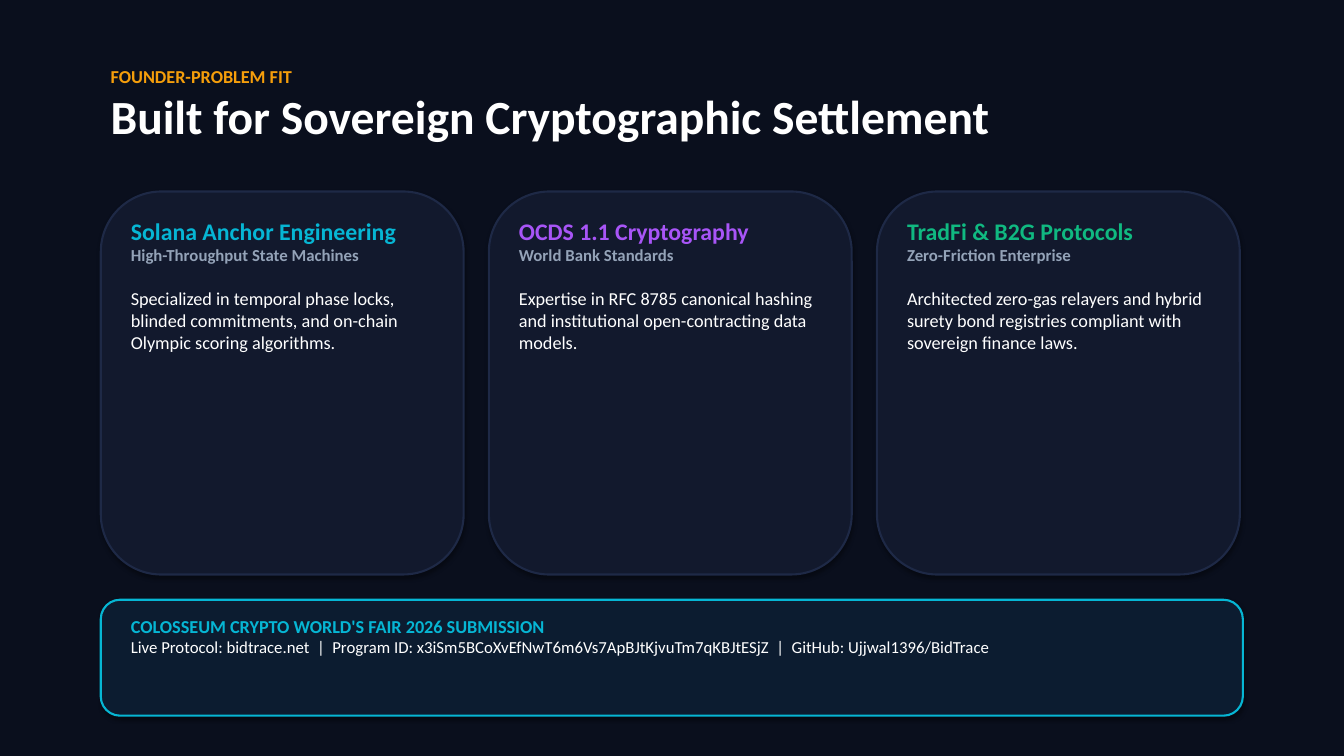
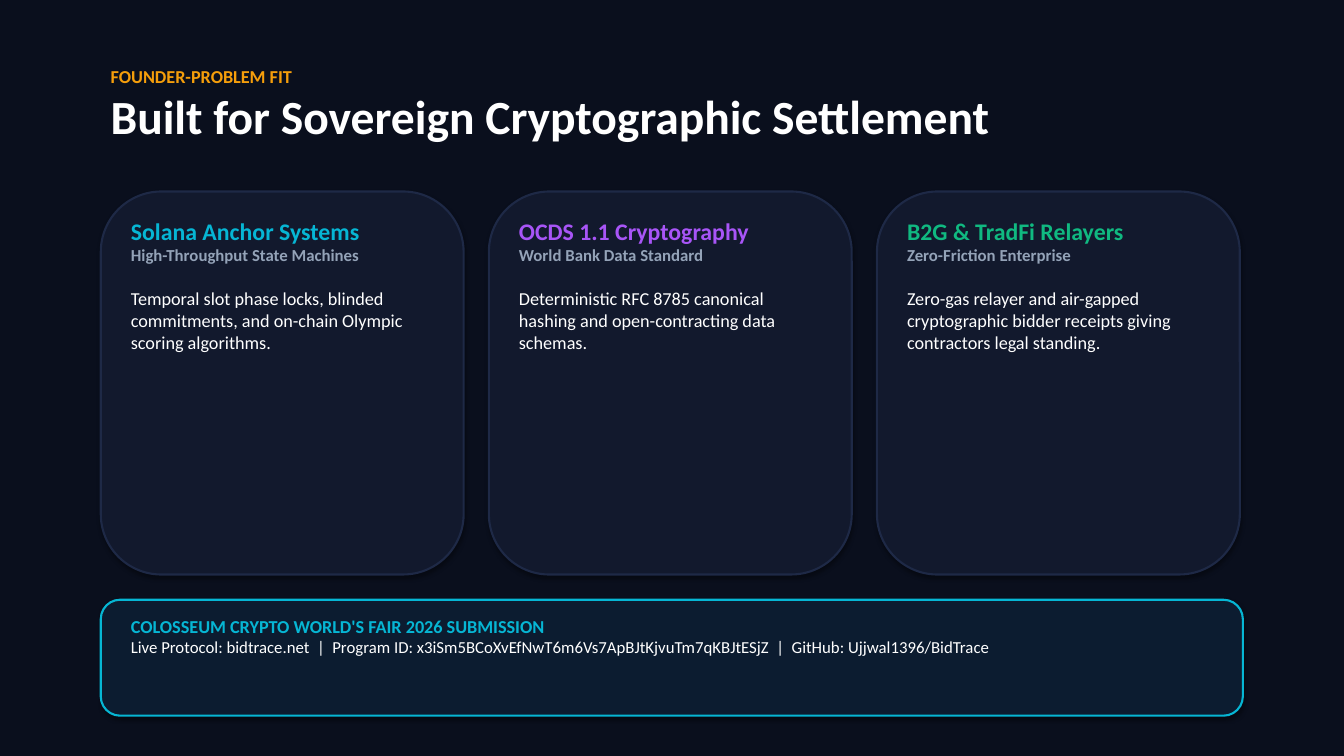
Before and after one commit to Ujjwal1396/BidTrace, a slide deck: slide 7 of BidTrace_Pitch_Deck_2Min.pptx. Drawn at 1344x756 pixels with LibreOffice and Linux fonts; fonts in the diff are those of the drawing. Boxes give left, top, right and bottom in pixels: in the first picture for what was removed or moved away, otherwise in the second. Text is boxed around its words. In the diff, an @@ line names an element or a change of style, - is before the commit and + after.

```diff
--- a/BidTrace_Pitch_Deck_2Min.pptx
+++ b/BidTrace_Pitch_Deck_2Min.pptx
@@ text at box(131, 223, 359, 244): text changed @@
-Solana Anchor Engineering
+Solana Anchor Systems
@@ text at box(907, 223, 1123, 244): text changed @@
-TradFi & B2G Protocols
+B2G & TradFi Relayers
@@ text at box(131, 292, 402, 352): text changed @@
-Specialized in temporal phase locks, blinded commitments, and on-chain Olympic scoring algorithms.
+Temporal slot phase locks, blinded commitments, and on-chain Olympic scoring algorithms.
@@ text at box(519, 292, 775, 349): text changed @@
-World Bank Standards
-Expertise in RFC 8785 canonical hashing and institutional open-contracting data models.
+World Bank Data Standard
+Deterministic RFC 8785 canonical hashing and open-contracting data schemas.
@@ text at box(907, 292, 1170, 352): text changed @@
-Architected zero-gas relayers and hybrid surety bond registries compliant with sovereign finance laws.
+Zero-gas relayer and air-gapped cryptographic bidder receipts giving contractors legal standing.
```
Also in this commit, not shown: 5 other slides changed, 4 other files.
